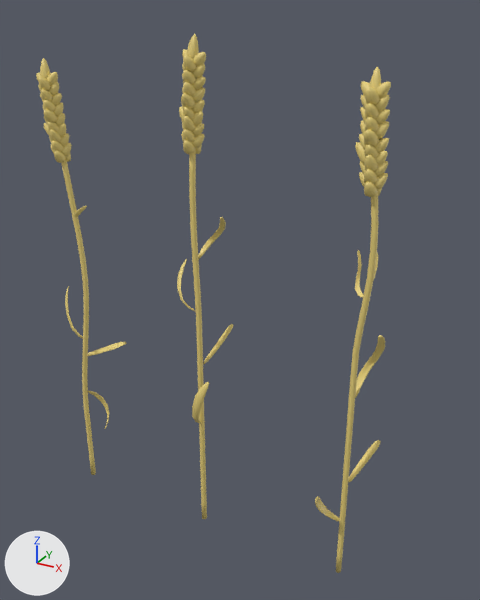
Before and after pictures for a commit that changed the FBX model Assets/Models/wheat.fbx.
Rendered twice from a camera (50 mm lens) standing at (1.99, -3.1, 3.24) and looking at (0.03, 0.47, 1.46). Arrows for +X, +Y and +Z are at lower left; the lights stay in place. Where no turn or scale is listed for an object, it has been applied to the vertices.

The scene before the commit, as lines of its bpy script (objects in view):
```python
me_cube_001 = bpy.data.meshes.new('Cube.001')
me_cube_001.from_pydata(...)  # 1964 vertices, 1882 faces; spans x -0.12..0.14, y -0.3..0.15, z -2.61..0.43
me_cube_001.materials.append(mat_wheat)  # yellow #e7d17b
me_cube_003 = bpy.data.meshes.new('Cube.003')
me_cube_003.from_pydata(...)  # 1874 vertices, 1794 faces; spans x -0.12..0.2, y -0.14..0.22, z -2.61..0.41
me_cube_003.materials.append(mat_wheat)  # yellow #e7d17b
me_cube_040 = bpy.data.meshes.new('Cube.040')
me_cube_040.from_pydata(...)  # 1874 vertices, 1794 faces; spans x -0.16..0.16, y -0.18..0.15, z -2.61..0.56
me_cube_040.materials.append(mat_wheat)  # yellow #e7d17b
ob_wheat = bpy.data.objects.new('wheat', me_cube_040)
ob_wheat.location = (-0.001, 0.049, 2.568)
ob_wheat_001 = bpy.data.objects.new('wheat.001', me_cube_001)
ob_wheat_001.location = (0.999, 0.049, 2.568)
ob_wheat_002 = bpy.data.objects.new('wheat.002', me_cube_003)
ob_wheat_002.location = (-1.001, 0.049, 2.568)
```
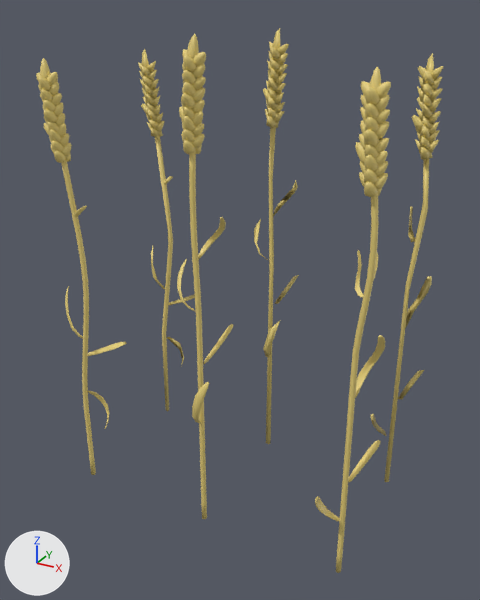
Changed parts and their boxes [x1, y1, x2, y2] in the pictures (480 x 600 px):
'wheat.001_LOD1', added (yellow)
    after: [371, 53, 443, 482]
'wheat_LOD1', added (yellow)
    after: [254, 28, 299, 444]
'wheat.002_LOD1', added (yellow)
    after: [138, 49, 195, 411]

Edits to the bpy script that builds the scene:
```text
Add me_cube_004:
    me_cube_004.from_pydata(...)  # 255 vertices, 320 faces; spans x -0.12..0.21, y -0.15..0.22, z -2.61..0.41
    me_cube_004.materials.append(mat_wheat)  # yellow #e7d17b
Add me_cube_006:
    me_cube_006.from_pydata(...)  # 255 vertices, 330 faces; spans x -0.17..0.16, y -0.18..0.14, z -2.61..0.56
    me_cube_006.materials.append(mat_wheat)  # yellow #e7d17b
Add me_cube_007:
    me_cube_007.from_pydata(...)  # 266 vertices, 332 faces; spans x -0.11..0.14, y -0.3..0.14, z -2.61..0.44
    me_cube_007.materials.append(mat_wheat)  # yellow #e7d17b
Add ob_wheat_002_lod1:
    ob_wheat_002_lod1 = bpy.data.objects.new('wheat.002_LOD1', me_cube_004)
    ob_wheat_002_lod1.location = (-1.001, 1.049, 2.568)
Add ob_wheat_lod1:
    ob_wheat_lod1 = bpy.data.objects.new('wheat_LOD1', me_cube_006)
    ob_wheat_lod1.location = (-0.001, 1.049, 2.568)
Add ob_wheat_001_lod1:
    ob_wheat_001_lod1 = bpy.data.objects.new('wheat.001_LOD1', me_cube_007)
    ob_wheat_001_lod1.location = (0.999, 1.049, 2.568)
```
